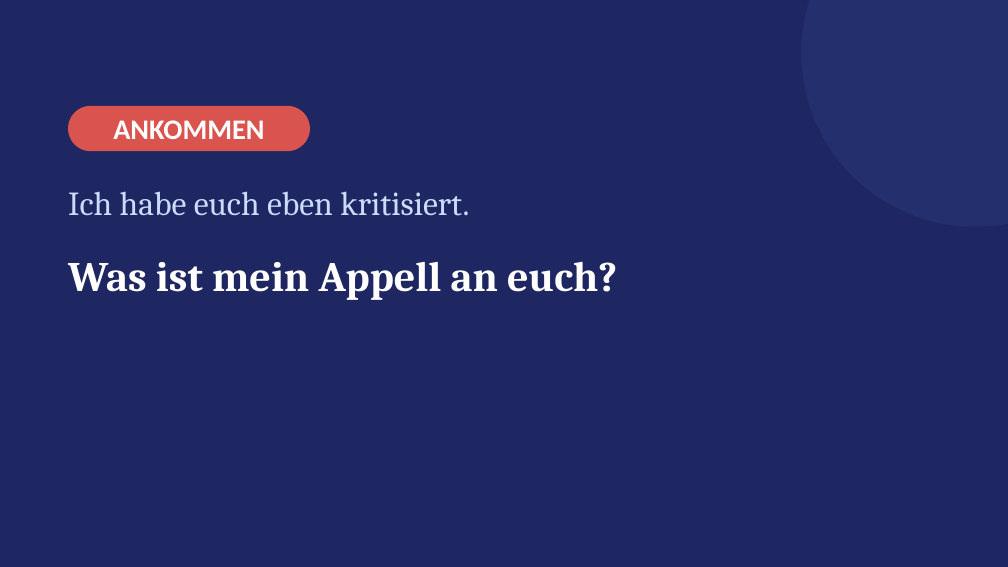
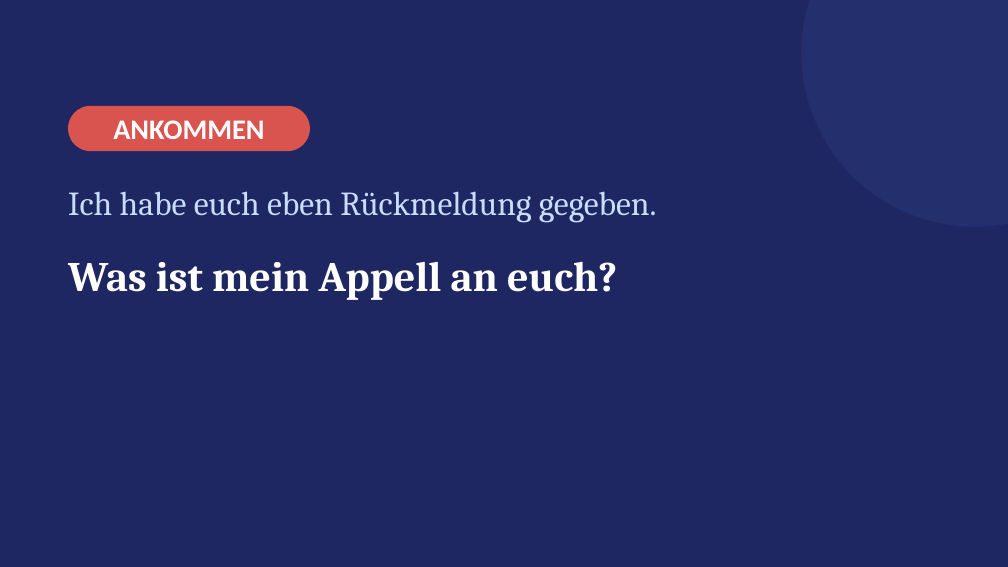
Before and after one commit to golzkonstantin-gif/Schule, a slide deck: slide 6 of Deutsch_11/Kafka_Appell/Praesentation_Kafkas_Appell.pptx (slide 16 before the commit). Drawn at 1008x567 pixels with LibreOffice and Linux fonts; fonts in the diff are those of the drawing. Boxes give left, top, right and bottom in pixels: in the first picture for what was removed or moved away, otherwise in the second. Text is boxed around its words. In the diff, an @@ line names an element or a change of style, - is before the commit and + after.

```diff
--- a/Deutsch_11/Kafka_Appell/Praesentation_Kafkas_Appell.pptx
+++ b/Deutsch_11/Kafka_Appell/Praesentation_Kafkas_Appell.pptx
@@ text at bbox=[68, 191, 657, 223]: text changed @@
-Ich habe euch eben kritisiert.
+Ich habe euch eben Rückmeldung gegeben.
```
Also in this commit, not shown: 5 other slides changed, 10 slides removed, 14 other files.
